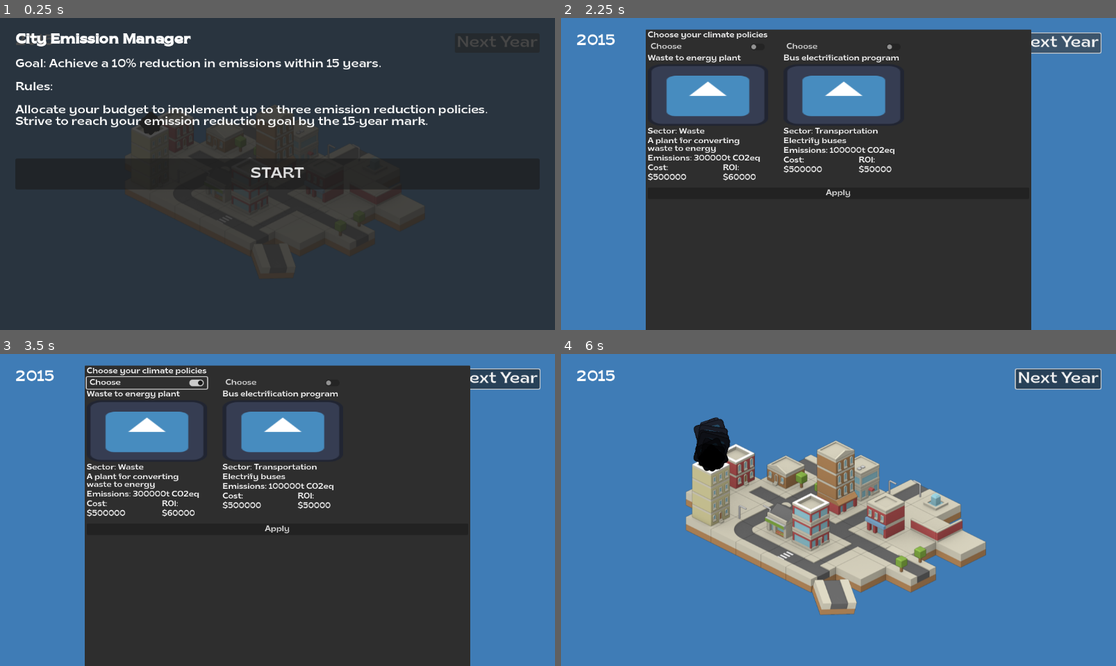
Above: before the commit, frames 1-4 (two rows, left to right).
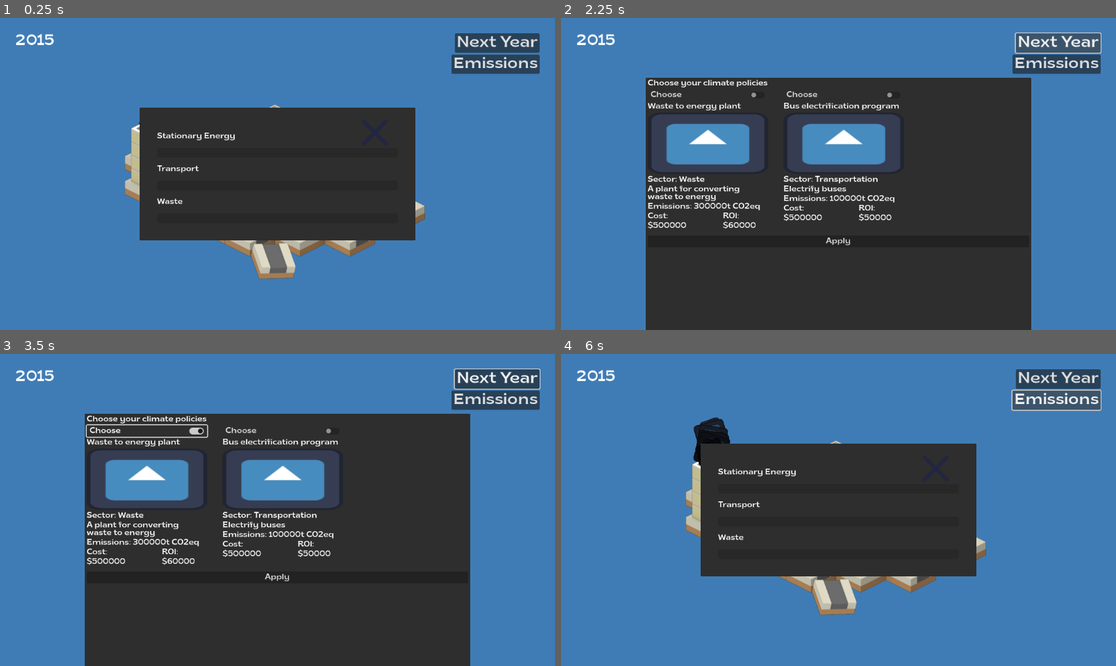
Above: after the commit, the same moments.

Repository: Open-Earth-Foundation/emissionary_game
Game: Godot game, scene res://scenes/game.tscn
The game is run twice, just before and just after one commit, with the same random seed, the same clock (stepped at 60 frames per second) and the same inputs. The engine's default icon, where the game draws it, is replaced by a stand-in: a white triangle on a blue panel in a dark square.
Inputs (mouse positions are in pixels of both pictures, inside the frame that each line leads up to; where the layout moved, square brackets give the same spot in the first picture):
- Up to frame 1 (0.25 s): no input
- Up to frame 2 (2.25 s): click (1054, 64) at 0.5 s, where only the run after the commit has a clickable "Emissions"; click (938, 133) [838, 174] at 1.25 s; click "Next Year" at 2 s
- Up to frame 3 (3.5 s): click "Choose" at 2.75 s
- Up to frame 4 (6 s): click "Apply" at 3.5 s; click "Next Year" at 4.25 s; click "Apply" at 5 s; click (1054, 400) at 5.75 s, where only the run after the commit has a clickable "Emissions"

The runs differ from the first frame. In frame 1, 81% of the frame differs, in the area x 0-100%, y 0-100%; in frame 2, 25%; in frame 3, 25%; in frame 4, 22%.

Commit message:
Connect emissions popup

Diff:
--- a/scenes/city_state.tscn
+++ b/scenes/city_state.tscn
@@ -2,12 +2,7 @@
 
 [ext_resource type="Script" path="res://scripts/city_state_view.gd" id="1_8ih5e"]
 
-[node name="CityState" type="PopupPanel"]
-size = Vector2i(649, 600)
-visible = true
-script = ExtResource("1_8ih5e")
-
-[node name="VBoxContainer" type="VBoxContainer" parent="."]
+[node name="CityState" type="VBoxContainer"]
 anchors_preset = 15
 anchor_right = 1.0
 anchor_bottom = 1.0
@@ -18,35 +13,36 @@
 grow_horizontal = 2
 grow_vertical = 2
 theme_override_constants/separation = 16
+script = ExtResource("1_8ih5e")
 
-[node name="HBoxContainer" type="HBoxContainer" parent="VBoxContainer"]
+[node name="HBoxContainer" type="HBoxContainer" parent="."]
 layout_mode = 2
 
-[node name="Label" type="Label" parent="VBoxContainer"]
+[node name="Label" type="Label" parent="."]
 layout_mode = 2
 text = "Stationary Energy"
 
-[node name="ProgressBar" type="ProgressBar" parent="VBoxContainer"]
+[node name="ProgressBar" type="ProgressBar" parent="."]
 custom_minimum_size = Vector2(500, 20)
 layout_mode = 2
 value = 50.0
 show_percentage = false
 
-[node name="Label2" type="Label" parent="VBoxContainer"]
+[node name="Label2" type="Label" parent="."]
 layout_mode = 2
 text = "Transport"
 
-[node name="ProgressBar2" type="ProgressBar" parent="VBoxContainer"]
+[node name="ProgressBar2" type="ProgressBar" parent="."]
 custom_minimum_size = Vector2(500, 20)
 layout_mode = 2
 value = 50.0
 show_percentage = false
 
-[node name="Label3" type="Label" parent="VBoxContainer"]
+[node name="Label3" type="Label" parent="."]
 layout_mode = 2
 text = "Waste"
 
-[node name="ProgressBar3" type="ProgressBar" parent="VBoxContainer"]
+[node name="ProgressBar3" type="ProgressBar" parent="."]
 custom_minimum_size = Vector2(500, 20)
 layout_mode = 2
 value = 50.0
--- a/scenes/decision_making.tscn
+++ b/scenes/decision_making.tscn
@@ -5,7 +5,7 @@
 
 [node name="DecisionMaking" type="PopupPanel"]
 initial_position = 2
-size = Vector2i(800, 600)
+size = Vector2i(800, 400)
 visible = true
 script = ExtResource("1_q2ajv")
 
--- a/scenes/game.tscn
+++ b/scenes/game.tscn
@@ -1,10 +1,12 @@
-[gd_scene load_steps=11 format=3 uid="uid://ch2ujipmh7p8u"]
+[gd_scene load_steps=13 format=3 uid="uid://ch2ujipmh7p8u"]
 
 [ext_resource type="Script" path="res://scripts/game.gd" id="1_ned3q"]
 [ext_resource type="Texture2D" uid="uid://b8cpjc64wjvyn" path="res://icon.svg" id="1_utdav"]
 [ext_resource type="Texture2D" uid="uid://dcfoj5i0jgh80" path="res://sprites/city.png" id="2_fvheh"]
+[ext_resource type="Texture2D" uid="uid://b76un431on6j5" path="res://sprites/close.png" id="3_ghmfm"]
 [ext_resource type="PackedScene" uid="uid://b8yqqxef38ox0" path="res://scenes/decision_making.tscn" id="3_s4f7i"]
 [ext_resource type="PackedScene" uid="uid://djie3g0f3nyar" path="res://scenes/game_intro.tscn" id="4_o48nh"]
+[ext_resource type="PackedScene" uid="uid://bgauarulukili" path="res://scenes/city_state.tscn" id="6_4fc6r"]
 
 [sub_resource type="Gradient" id="Gradient_7x8ul"]
 offsets = PackedFloat32Array(0.29918, 1)
@@ -32,43 +34,16 @@
 [node name="Game" type="Node2D"]
 script = ExtResource("1_ned3q")
 
-[node name="CanvasLayer" type="CanvasLayer" parent="."]
-layer = -1
+[node name="Background" type="CanvasLayer" parent="."]
+layer = -100
 
-[node name="ColorRect" type="ColorRect" parent="CanvasLayer"]
+[node name="ColorRect" type="ColorRect" parent="Background"]
 anchors_preset = 15
 anchor_right = 1.0
 anchor_bottom = 1.0
 grow_horizontal = 2
 grow_vertical = 2
 color = Color(0.247059, 0.486275, 0.713726, 1)
-
-[node name="MarginContainer" type="MarginContainer" parent="CanvasLayer"]
-anchors_preset = 15
-anchor_right = 1.0
-anchor_bottom = 1.0
-grow_horizontal = 2
-grow_vertical = 2
-theme_override_constants/margin_left = 32
-theme_override_constants/margin_top = 32
-theme_override_constants/margin_right = 32
-theme_override_constants/margin_bottom = 32
-
-[node name="YearLabel" type="Label" parent="CanvasLayer/MarginContainer"]
-unique_name_in_owner = true
-layout_mode = 2
-size_flags_horizontal = 0
-size_flags_vertical = 0
-theme_override_font_sizes/font_size = 32
-text = "2015"
-
-[node name="NextYearButton" type="Button" parent="CanvasLayer/MarginContainer"]
-unique_name_in_owner = true
-layout_mode = 2
-size_flags_horizontal = 8
-size_flags_vertical = 0
-theme_override_font_sizes/font_size = 32
-text = "Next Year"
 
 [node name="CityBackground" type="Sprite2D" parent="."]
 position = Vector2(570, 354)
@@ -83,6 +58,85 @@
 process_material = SubResource("ParticleProcessMaterial_85hww")
 texture = ExtResource("1_utdav")
 
+[node name="UI" type="CanvasLayer" parent="."]
+
+[node name="MarginContainer" type="MarginContainer" parent="UI"]
+anchors_preset = 15
+anchor_right = 1.0
+anchor_bottom = 1.0
+grow_horizontal = 2
+grow_vertical = 2
+theme_override_constants/margin_left = 32
+theme_override_constants/margin_top = 32
+theme_override_constants/margin_right = 32
+theme_override_constants/margin_bottom = 32
+
+[node name="YearLabel" type="Label" parent="UI/MarginContainer"]
+unique_name_in_owner = true
+layout_mode = 2
+size_flags_horizontal = 0
+size_flags_vertical = 0
+theme_override_font_sizes/font_size = 32
+text = "2015"
+
+[node name="VBoxContainer" type="VBoxContainer" parent="UI/MarginContainer"]
+layout_mode = 2
+
+[node name="NextYearButton" type="Button" parent="UI/MarginContainer/VBoxContainer"]
+unique_name_in_owner = true
+layout_mode = 2
+size_flags_horizontal = 8
+size_flags_vertical = 0
+theme_override_font_sizes/font_size = 32
+text = "Next Year"
+
+[node name="EmissionsButton" type="Button" parent="UI/MarginContainer/VBoxContainer"]
+unique_name_in_owner = true
+layout_mode = 2
+size_flags_horizontal = 8
+size_flags_vertical = 0
+theme_override_font_sizes/font_size = 32
+text = "Emissions"
+
+[node name="EmissionsPopup" type="PopupPanel" parent="UI"]
+unique_name_in_owner = true
+initial_position = 2
+size = Vector2i(572, 276)
+visible = true
+
+[node name="MarginContainer2" type="MarginContainer" parent="UI/EmissionsPopup"]
+offset_left = 4.0
+offset_top = 4.0
+offset_right = 568.0
+offset_bottom = 272.0
+theme_override_constants/margin_left = 32
+theme_override_constants/margin_top = 32
+theme_override_constants/margin_right = 32
+theme_override_constants/margin_bottom = 32
+
+[node name="CityState" parent="UI/EmissionsPopup/MarginContainer2" instance=ExtResource("6_4fc6r")]
+layout_mode = 2
+
+[node name="MarginContainer" type="MarginContainer" parent="UI/EmissionsPopup"]
+offset_left = 4.0
+offset_top = 4.0
+offset_right = 568.0
+offset_bottom = 272.0
+theme_override_constants/margin_left = 32
+theme_override_constants/margin_top = 0
+theme_override_constants/margin_right = 32
+theme_override_constants/margin_bottom = 32
+
+[node name="CloseButton" type="TextureButton" parent="UI/EmissionsPopup/MarginContainer"]
+custom_minimum_size = Vector2(16, 16)
+layout_mode = 2
+size_flags_horizontal = 8
+size_flags_vertical = 0
+texture_normal = ExtResource("3_ghmfm")
+
 [node name="intro" parent="." instance=ExtResource("4_o48nh")]
+visible = false
 
-[connection signal="pressed" from="CanvasLayer/MarginContainer/NextYearButton" to="." method="_on_next_year_button_pressed"]
+[connection signal="pressed" from="UI/MarginContainer/VBoxContainer/NextYearButton" to="." method="_on_next_year_button_pressed"]
+[connection signal="pressed" from="UI/MarginContainer/VBoxContainer/EmissionsButton" to="." method="_on_emissions_button_pressed"]
+[connection signal="pressed" from="UI/EmissionsPopup/MarginContainer/CloseButton" to="." method="_on_close_button_pressed"]
--- a/scripts/city_state_view.gd
+++ b/scripts/city_state_view.gd
@@ -1,8 +1,8 @@
-extends PopupPanel
+extends Control
 
-@onready var progress_bar = $VBoxContainer/ProgressBar
-@onready var progress_bar_2 = $VBoxContainer/ProgressBar2
-@onready var progress_bar_3 = $VBoxContainer/ProgressBar3
+@onready var progress_bar = $ProgressBar
+@onready var progress_bar_2 = $ProgressBar2
+@onready var progress_bar_3 = $ProgressBar3
 
 var max_emissions = 500
 
--- a/scripts/decision_making.gd
+++ b/scripts/decision_making.gd
@@ -47,6 +47,7 @@
 		newCard.get_node('PolicyImpactContainer/PolicyImpact').text = str(policy['impact']) + "t CO2eq"
 		newCard.get_node('PolicyPropertiesContainer/PolicyCostContainer/PolicyCost').text = "$" + str(policy['cost'])
 		newCard.get_node('PolicyPropertiesContainer/PolicyROIContainer/PolicyROI').text = "$" + str(policy['roi'])
+		newCard.set_meta("policy", policy)
 
 func newPolicies(year):
 	show()
@@ -57,7 +58,24 @@
 	pass
 
 func _on_apply_button_pressed():
+	for policy_card in policyList.get_children():
+		var is_selected: bool = policy_card.get_node("CheckButton").button_pressed
+		if is_selected:
+			apply_policy(policy_card.get_meta("policy"))
+	CityState.changed.emit()
 	hide()
 
 func choose_policies(ap):
 	return ap
+
+func apply_policy(policy: Dictionary) -> void:
+	match policy.sector:
+		"I":
+			CityState.emissions_sector1 -= policy.impact
+		"II":
+			CityState.emissions_sector2 -= policy.impact
+		"III":
+			CityState.emissions_sector3 -= policy.impact
+	CityState.roi += policy.roi
+	CityState.budget -= policy.cost
+	CityState.previous_policies.push_back(policy)
--- a/scripts/game.gd
+++ b/scripts/game.gd
@@ -15,3 +15,9 @@
 func _on_next_year_button_pressed() -> void:
 	current_year += 1
 	decision_making.newPolicies(current_year)
+
+func _on_emissions_button_pressed() -> void:
+	%EmissionsPopup.show()
+
+func _on_close_button_pressed() -> void:
+	%EmissionsPopup.hide()
